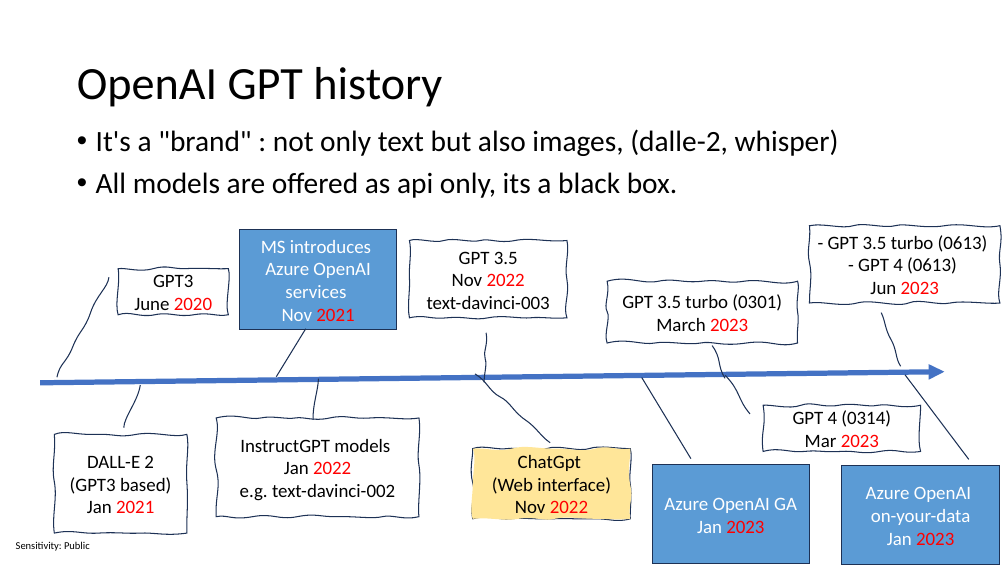
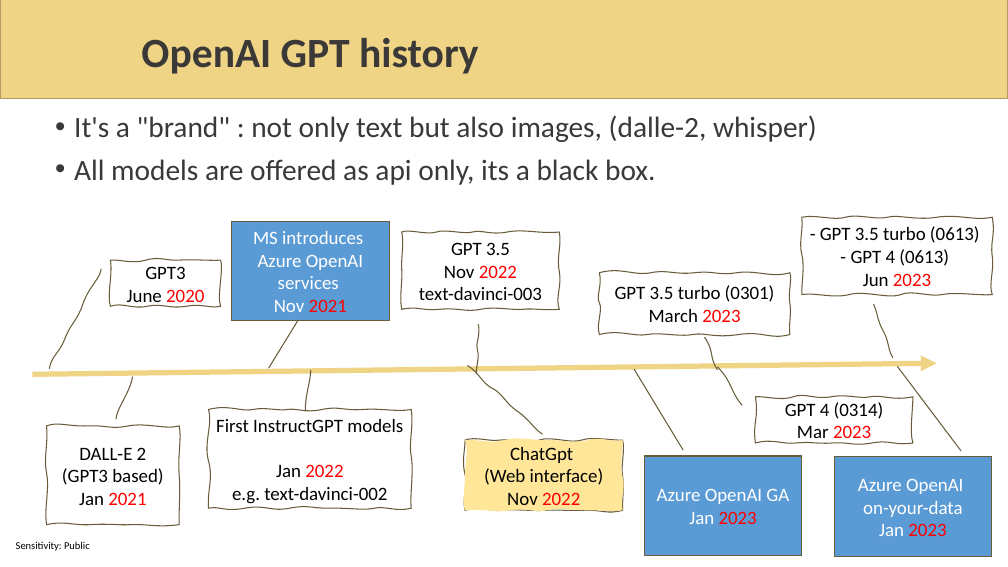
Before and after one commit to sabbadino/AzureDay2023Torino, a slide deck: slide 5 of sessions/room1_15_30/azure-day-ChatBot.pptx (slide 4 before the commit). Drawn at 1008x567 pixels with LibreOffice and Linux fonts; fonts in the diff are those of the drawing; background and template pictures are left out. Boxes give left, top, right and bottom in pixels: in the first picture for what was removed or moved away, otherwise in the second. Text is boxed around its words. In the diff, an @@ line names an element or a change of style, - is before the commit and + after.

Commit message:
work on slides on new template - open chat screen on start

```diff
--- a/sessions/room1_15_30/azure-day-ChatBot.pptx
+++ b/sessions/room1_15_30/azure-day-ChatBot.pptx
@@ rectangle added at [0,0,1008,99], fill #EFD485, outline #B19D62 1 pt @@
@@ title "OpenAI GPT history": place and size @@
-title "OpenAI GPT history" at [77,67,442,107]
+title "OpenAI GPT history" at [141,38,478,74]
@@ title "OpenAI GPT history" at [141,38,478,74]: size 44 to 39.6 pt, text colour #000000 to #3B3838, bold on @@
@@ text "It's a "brand" : not ...": place and size @@
-text "It's a "brand" : not ..." at [96,129,839,198]
+text "It's a "brand" : not ..." at [74,115,817,185]
@@ text "It's a "brand" : not ..." at [74,115,817,185]: text colour #000000 to #3B3838 @@
@@ 3 freeform shapes, 1 arrow: place and size @@
-3 freeform shapes, 1 arrow at [40,281,944,534]
+3 freeform shapes, 1 arrow at [33,273,937,525]
@@ arrow (33, 374) - (937, 363): stroke #4472C4 5 pt to #EFD485 5 pt @@
@@ outline #1E3256 1 pt to #695D3A 1 pt in 11 elements at [465,440,622,510], [110,260,221,306], [600,273,790,335], [755,397,913,443], [644,456,802,555], [231,222,389,321], [402,232,559,309], [802,217,993,294], [47,426,179,525], [834,457,991,556], [209,410,411,509] @@
@@ text in freeform shape at [216,419,403,477]: text changed @@
-InstructGPT models
-Jan 2022
+First InstructGPT models
+Jan 2022
@@ 5 freeform shapes, 3 border callouts: place and size @@
-5 freeform shapes, 3 border callouts at [118,226,1000,565]
+5 freeform shapes, 3 border callouts at [110,217,993,556]
```
Also in this commit, not shown: 32 other slides changed, 5 slides added, 1 slide removed, 3 other files.
